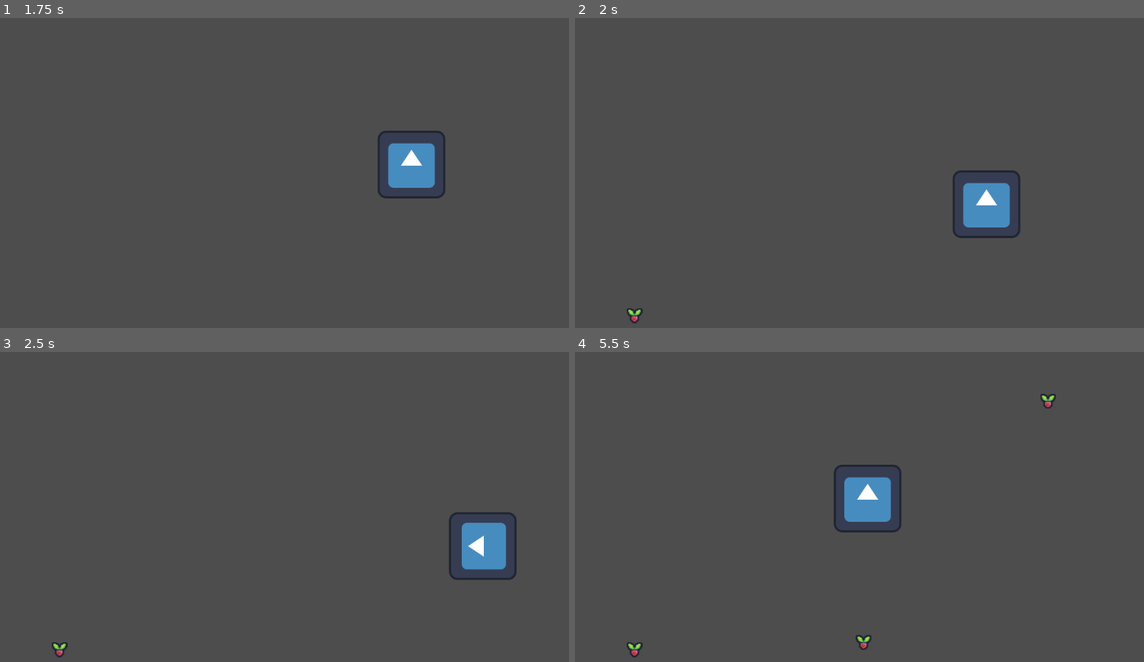
Above: before the commit, frames 1-4 (two rows, left to right).
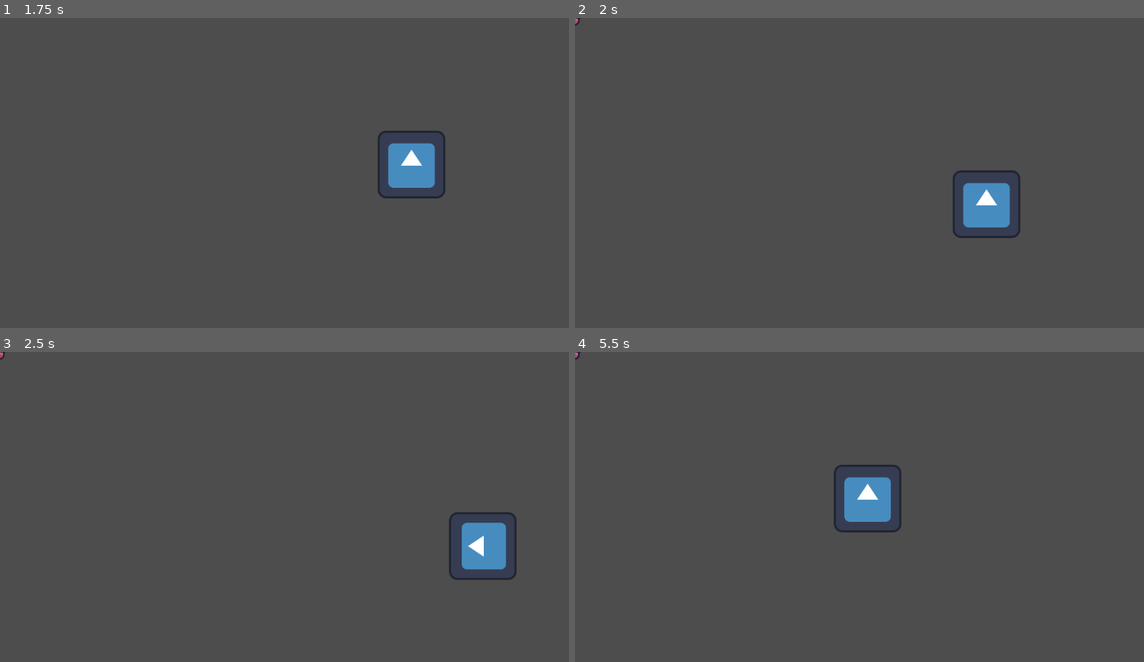
Above: after the commit, the same moments.

Repository: tobycm/plz-cook
Game: Godot game, scene res://node_2d.tscn
Two runs of this game, one before a commit and one after it. Both use one fixed random seed, a clock stepped at 60 frames per second and the inputs below. The engine's default icon, where the game draws it, is replaced by a stand-in: a white triangle on a blue panel in a dark square.
Inputs (mouse positions are in pixels of both pictures, inside the frame that each line leads up to):
- Up to frame 1 (1.75 s): tap Enter (ui_accept) at 0.5, 0.6, 0.77, 1.07, 1.35, 1.52 s; move the mouse to (438, 173) at 0.52 s; hold Right (ui_right) 0.53-1.28 s; click (438, 173) at 0.67 s; move the mouse to (182, 207) at 1.27 s; hold Down (ui_down) from 1.28 s (still down); click (182, 207) at 1.42 s
- Up to frame 2 (2 s): keep holding Down (ui_down); tap Enter (ui_accept) at 1.82 s
- Up to frame 3 (2.5 s): move the mouse to (364, 448) at 2.02 s; release Down (ui_down) at 2.03 s; hold Right (ui_right) from 2.03 s (still down); tap Enter (ui_accept) at 2.1 s; click (364, 448) at 2.17 s
- Up to frame 4 (5.5 s): move the mouse to (848, 590) at 2.77 s; release Right (ui_right) at 2.78 s; hold Up (ui_up) 2.78-3.53 s; tap Enter (ui_accept) at 2.85, 3.02, 3.32, 3.6, 3.77, 4.07, 4.35, 4.52, 4.82, 5.1 s; click (848, 590) at 2.92 s; move the mouse to (1064, 575) at 3.52 s; hold Left (ui_left) 3.53-5.03 s; click (1064, 575) at 3.67 s; move the mouse to (694, 472) at 4.27 s; click (694, 472) at 4.42 s; move the mouse to (910, 522) at 5.02 s; hold Down (ui_down) from 5.03 s (still down); click (910, 522) at 5.17 s

Frame 1 is identical in both runs. In frame 2, 0.1% of the frame differs, in the area x 0-12%, y 0-99%; in frame 3, 0.1%; in frame 4, 0.3%, in the area x 0-85%, y 0-99%.

Commit message:
flow stated

Diff:
--- a/item_spawner.gd
+++ b/item_spawner.gd
@@ -1,16 +1,14 @@
 extends Node2D
 
 @export var item: Node2D
+@export var spawn_position: Vector2
 
 func _on_timer_timeout() -> void:
 	# 1. Build the generic item
 	var new_item = item.duplicate()
 
-	var random_x = randf_range(0, 1152)
-	var random_y = randf_range(0, 648)
-
 	# 2. Inject the custom data BEFORE adding it to the scene!
-	new_item.global_position = global_position + Vector2(random_x, random_y)
+	new_item.global_position = spawn_position
 
 	# 3. Drop it into the world
 	get_tree().current_scene.call_deferred("add_child", new_item)
--- /dev/null
+++ b/menu.tscn
@@ -0,0 +1,3 @@
+[gd_scene format=3 uid="uid://dc20rvbo87ohk"]
+
+[node name="Menu" type="Node2D" unique_id=633938815]
--- a/movement.gd
+++ b/movement.gd
@@ -41,4 +41,4 @@
 				if len(Inventory.holding) < 5:
 					Inventory.holding.append(object.item_id)
 
-				object.queue_free()
+					object.queue_free()
--- a/node_2d.tscn
+++ b/node_2d.tscn
@@ -7,16 +7,26 @@
 [ext_resource type="PackedScene" uid="uid://wmvdbh7hadng" path="res://item_spawner.tscn" id="5_d21ai"]
 [ext_resource type="Script" uid="uid://gelsbfagmddh" path="res://holding_item_label.gd" id="5_q6r6c"]
 
+[sub_resource type="LabelSettings" id="LabelSettings_0hol4"]
+font_size = 48
+
 [sub_resource type="RectangleShape2D" id="RectangleShape2D_ef8iw"]
 size = Vector2(128, 128)
 
 [sub_resource type="RectangleShape2D" id="RectangleShape2D_0e48y"]
 size = Vector2(78, 66)
 
-[sub_resource type="LabelSettings" id="LabelSettings_0hol4"]
-font_size = 64
+[node name="Node2D" type="Node2D" unique_id=627016789]
 
-[node name="Node2D" type="Node2D" unique_id=627016789]
+[node name="Label" type="Label" parent="." unique_id=297778014]
+offset_left = 10.0
+offset_top = 1.0
+offset_right = 50.0
+offset_bottom = 89.0
+text = "1"
+label_settings = SubResource("LabelSettings_0hol4")
+horizontal_alignment = 2
+script = ExtResource("5_q6r6c")
 
 [node name="CharacterBody2D" type="CharacterBody2D" parent="." unique_id=1186278294]
 position = Vector2(554, 142)
@@ -41,16 +51,6 @@
 item_id = "tomato"
 item_texture = ExtResource("4_kdubu")
 
-[node name="ItemSpawner" parent="." unique_id=1121020060 node_paths=PackedStringArray("item") instance=ExtResource("5_d21ai")]
+[node name="TomatoSpawner" parent="." unique_id=1121020060 node_paths=PackedStringArray("item") instance=ExtResource("5_d21ai")]
 position = Vector2(-5, 0)
 item = NodePath("../Tomato")
-
-[node name="Label" type="Label" parent="." unique_id=297778014]
-offset_left = 10.0
-offset_top = 1.0
-offset_right = 50.0
-offset_bottom = 89.0
-text = "1"
-label_settings = SubResource("LabelSettings_0hol4")
-horizontal_alignment = 2
-script = ExtResource("5_q6r6c")
